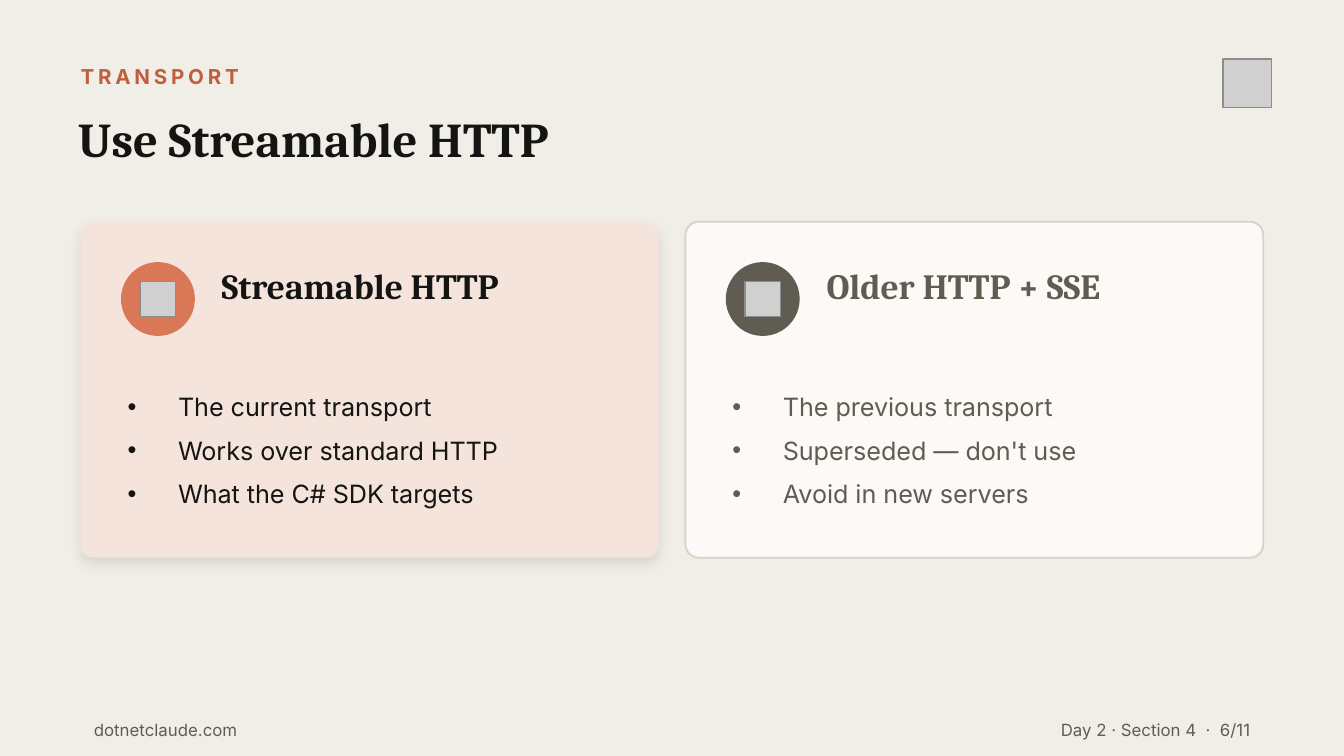
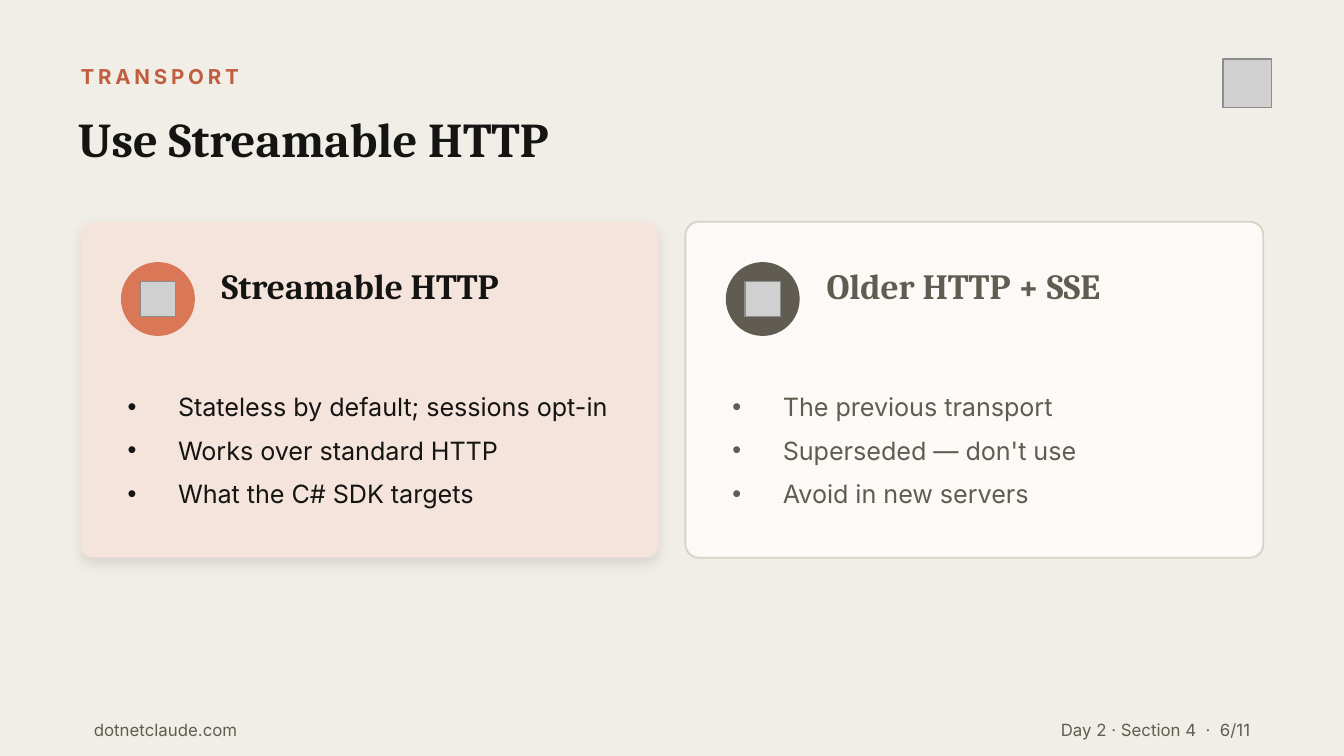
Before and after one commit to cwoodruff/dotnet-claude-workshop-content, a slide deck: slide 6 of decks/Day 2/Day2-Section4-MCP-Servers-CSharp.pptx. Drawn at 1344x756 pixels with LibreOffice and Linux fonts; fonts in the diff are those of the drawing; grey boxes stand for pictures. Boxes give left, top, right and bottom in pixels: in the first picture for what was removed or moved away, otherwise in the second. Text is boxed around its words. In the diff, an @@ line names an element or a change of style, - is before the commit and + after.

```diff
--- a/decks/Day 2/Day2-Section4-MCP-Servers-CSharp.pptx
+++ b/decks/Day 2/Day2-Section4-MCP-Servers-CSharp.pptx
@@ text at [178,397,608,422]: text changed @@
-• The current transport
+• Stateless by default; sessions opt-in
```
Also in this commit, not shown: 1 other slide changed, 54 other files.
